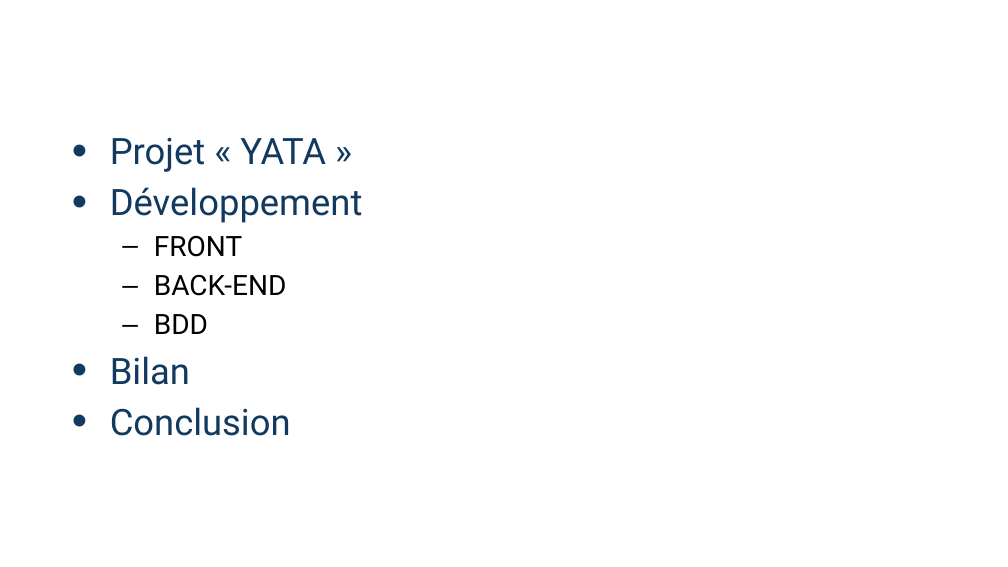
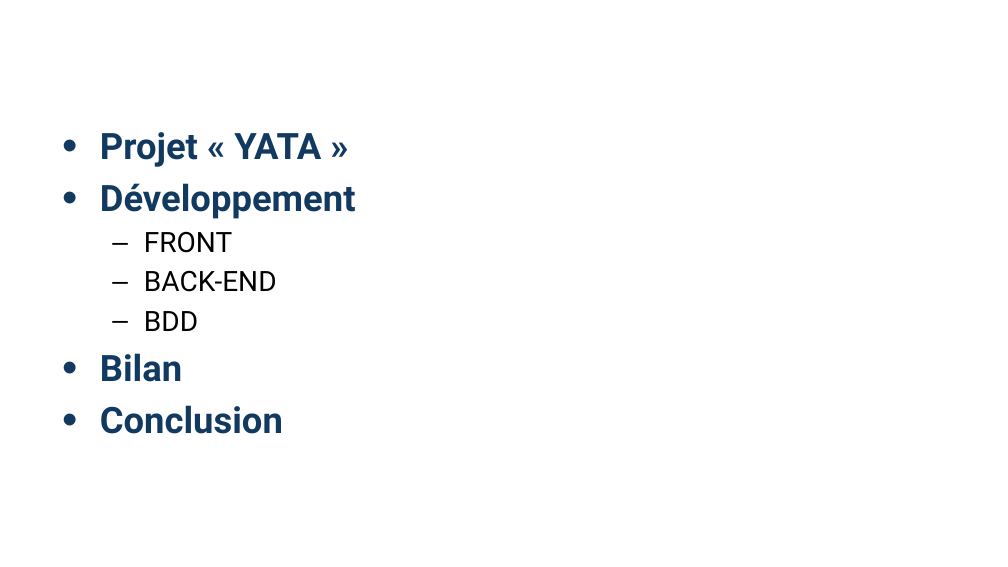
Before and after one commit to Aukraiser/YetAnotherTweetsAnalyzer, a slide deck: slide 2 of docs/Yata.pptx. Drawn at 1008x567 pixels with LibreOffice and Linux fonts; fonts in the diff are those of the drawing; background and template pictures are left out. Boxes give left, top, right and bottom in pixels: in the first picture for what was removed or moved away, otherwise in the second. Text is boxed around its words. In the diff, an @@ line names an element or a change of style, - is before the commit and + after.

```diff
--- a/docs/Yata.pptx
+++ b/docs/Yata.pptx
@@ text "Projet « YATA »" at [100,132,356,434]: bold on in "Projet « YATA »", "Développement", "Bilan", "Conclusion" @@
```
Also in this commit, not shown: 5 other slides changed, 1 slide added.
